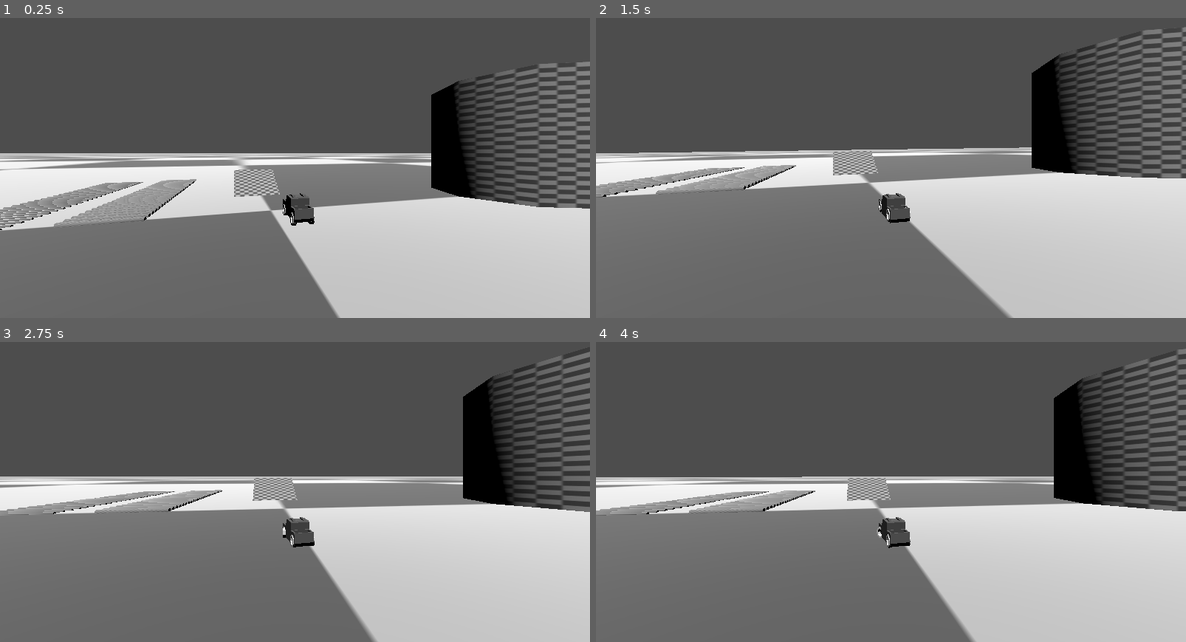
Above: before the commit, frames 1-4 (two rows, left to right).
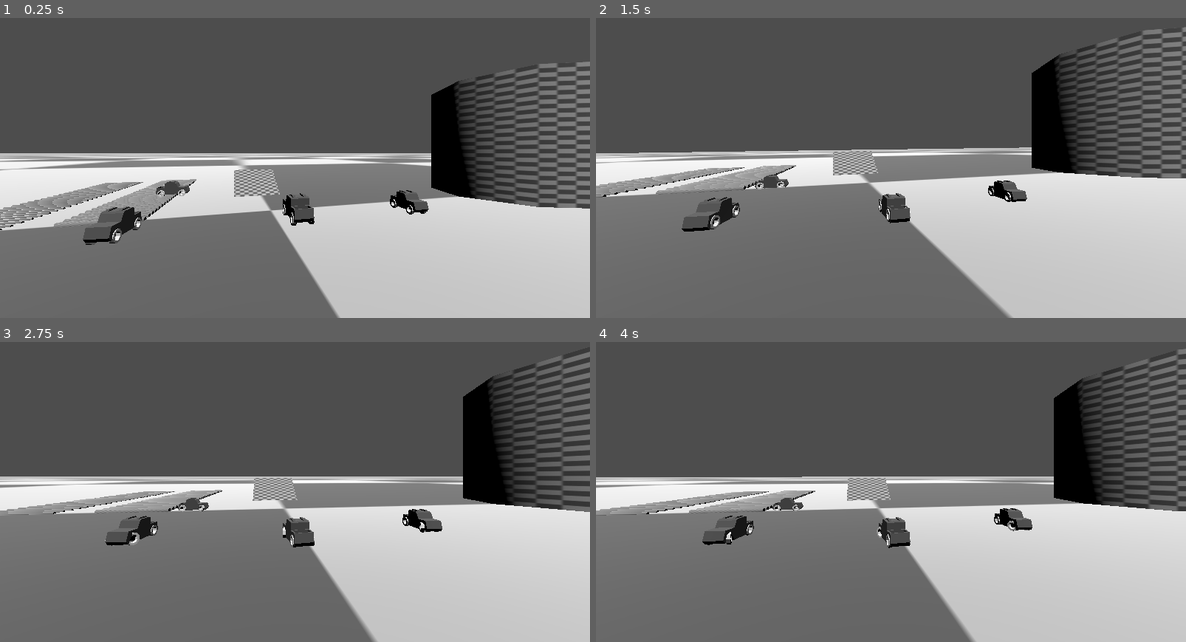
Above: after the commit, the same moments.

Repository: luankaike-code/jh_conclusao_dev
Game: Godot game, scene res://scenes/worlds/test/test_world.tscn
Two runs of this game, one before a commit and one after it. Both use one fixed random seed, a clock stepped at 60 frames per second and the inputs below.
Inputs:
- Up to frame 1 (0.25 s): no input
- Up to frame 2 (1.5 s): hold D (game_turn_right) 0.53-1.28 s; tap S (game_deceleration) at 0.6, 1.35 s; hold Shift (game_hand_brake) from 1.28 s (still down)
- Up to frame 3 (2.75 s): release Shift (game_hand_brake) at 2.03 s; hold D (game_turn_right) from 2.03 s (still down); tap S (game_deceleration) at 2.1 s
- Up to frame 4 (4 s): release D (game_turn_right) at 2.78 s; hold W (game_acceleration) 2.78-3.53 s; tap S (game_deceleration) at 2.85, 3.6 s; hold A (game_turn_left) from 3.53 s (still down)

The runs differ from the first frame. In frame 1, 1.3% of the frame differs, in the area x 14-73%, y 54-76%; in frame 2, 1.1%; in frame 3, 1.0%; in frame 4, 1.0%.

Commit message:
Add cars how props

Diff:
--- a/code-tcc-jh/scenes/raycast_car/raycast_car.gd
+++ b/code-tcc-jh/scenes/raycast_car/raycast_car.gd
@@ -8,6 +8,8 @@
 @export var acceleration: float = 800.0
 @export var deceleration: float = 100.0
 @export var acceleration_curve: Curve = preload("uid://vs02kc8u2wwm")
+
+@export var has_motor: bool = true
 
 var hand_brake: bool = false
 var motor_input: int
@@ -37,6 +39,8 @@
 
 @warning_ignore("unused_parameter")
 func _unhandled_input(event: InputEvent) -> void:
-	motor_input = _input_pressed_or_released("game_acceleration", 1.0, 0, motor_input)
-	motor_input = _input_pressed_or_released("game_deceleration", -1.0, 0, motor_input)
+	if has_motor:
+		motor_input = _input_pressed_or_released("game_acceleration", 1.0, 0, motor_input)
+		motor_input = _input_pressed_or_released("game_deceleration", -1.0, 0, motor_input)
+
 	hand_brake = _input_pressed_or_released("game_hand_brake", true, false, hand_brake)
--- a/code-tcc-jh/scenes/worlds/test/test_world.tscn
+++ b/code-tcc-jh/scenes/worlds/test/test_world.tscn
@@ -95,3 +95,17 @@
 use_collision = true
 radius = 5.0
 height = 50.0
+
+[node name="Cars" type="Node3D" parent="Props" unique_id=2027388378]
+
+[node name="RaycastCar2" parent="Props/Cars" unique_id=790876231 instance=ExtResource("2_3rhmh")]
+transform = Transform3D(-4.371139e-08, 0, -1, 0, 1, 0, 1, 0, -4.371139e-08, -27.28746, 8.407782, 0)
+has_motor = false
+
+[node name="RaycastCar3" parent="Props/Cars" unique_id=591001713 instance=ExtResource("2_3rhmh")]
+transform = Transform3D(-0.9947672, 0, 0.10216757, 0, 1, 0, -0.10216757, 0, -0.9947672, -27.28746, 8.407782, 31.66356)
+has_motor = false
+
+[node name="RaycastCar4" parent="Props/Cars" unique_id=300167076 instance=ExtResource("2_3rhmh")]
+transform = Transform3D(-0.9947672, 0, 0.10216757, 0, 1, 0, -0.10216757, 0, -0.9947672, 26.470928, 8.407782, 31.66356)
+has_motor = false
